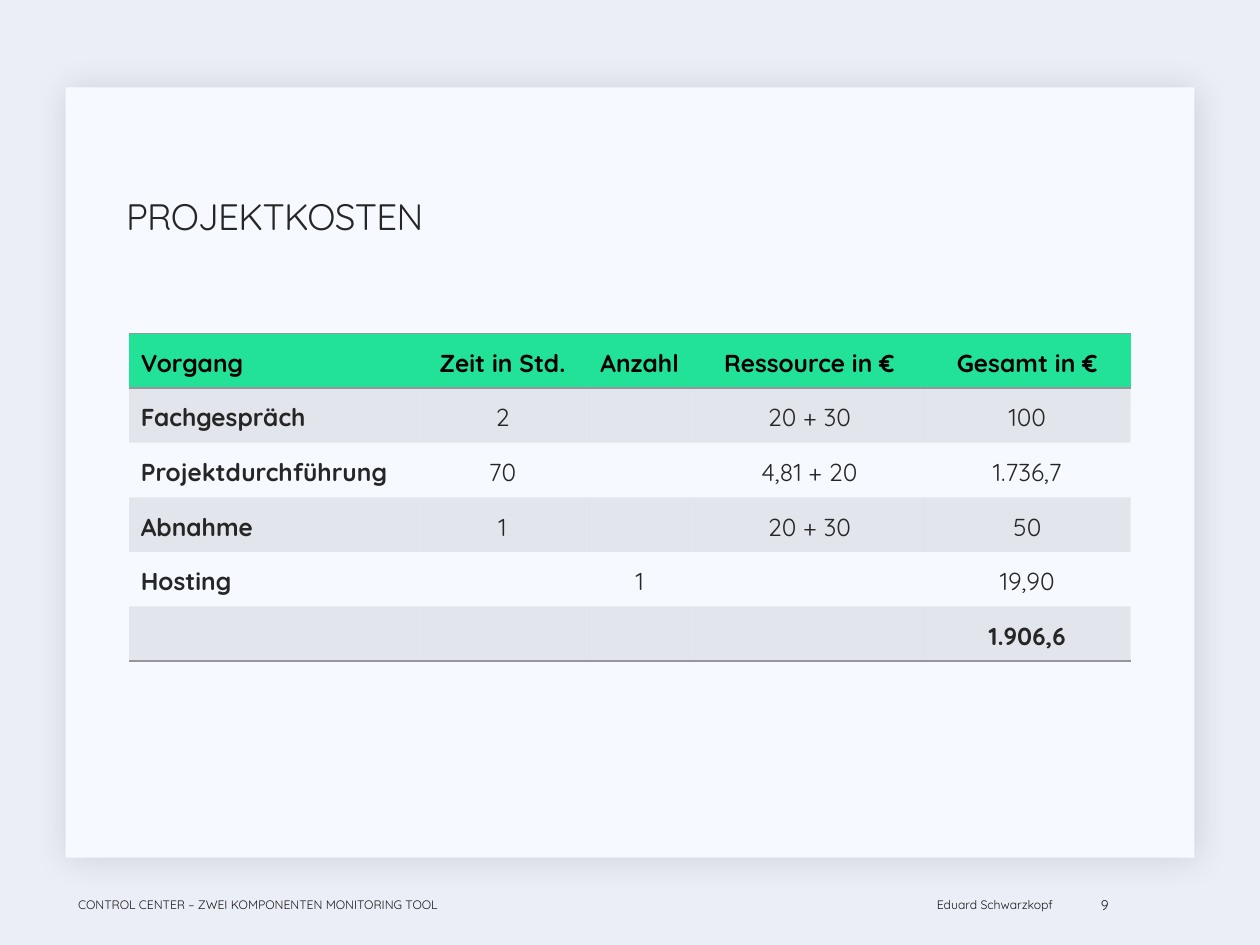
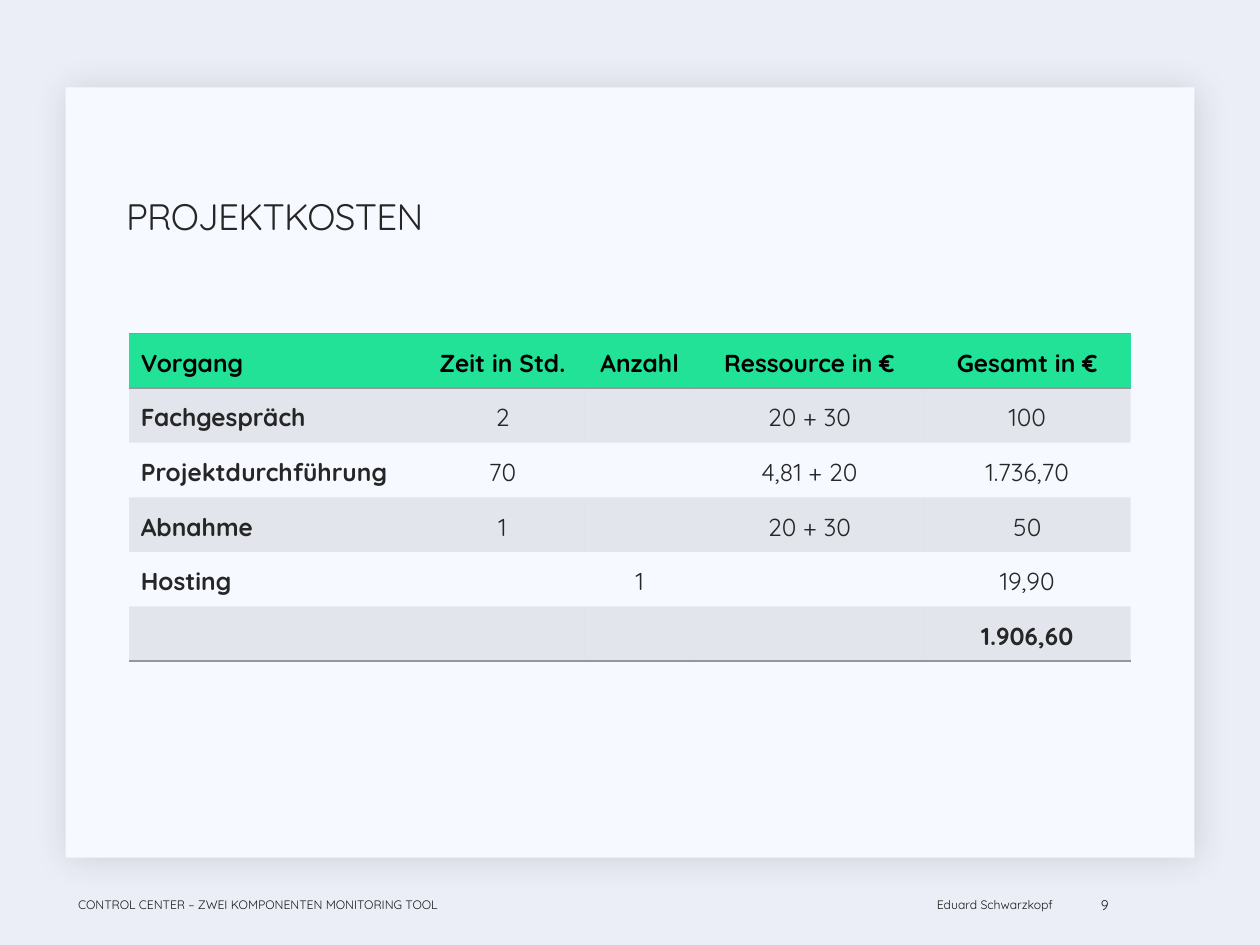
Before and after one commit to EduardSchwarzkopf/Abschlusspr-sentation, a slide deck: slide 9 of Abschluss_präsi.pptx. Drawn at 1260x945 pixels with LibreOffice and Linux fonts; fonts in the diff are those of the drawing; background and template pictures are left out. Boxes give left, top, right and bottom in pixels: in the first picture for what was removed or moved away, otherwise in the second. Text is boxed around its words. In the diff, an @@ line names an element or a change of style, - is before the commit and + after.

Commit message:
Zahlen angepasst

```diff
--- a/Abschluss_präsi.pptx
+++ b/Abschluss_präsi.pptx
@@ table at box(130, 334, 1131, 662) @@
-row 3, column 5: 1.736,7
+row 3, column 5: 1.736,70
-row 6, column 5: 1.906,6
+row 6, column 5: 1.906,60
```
